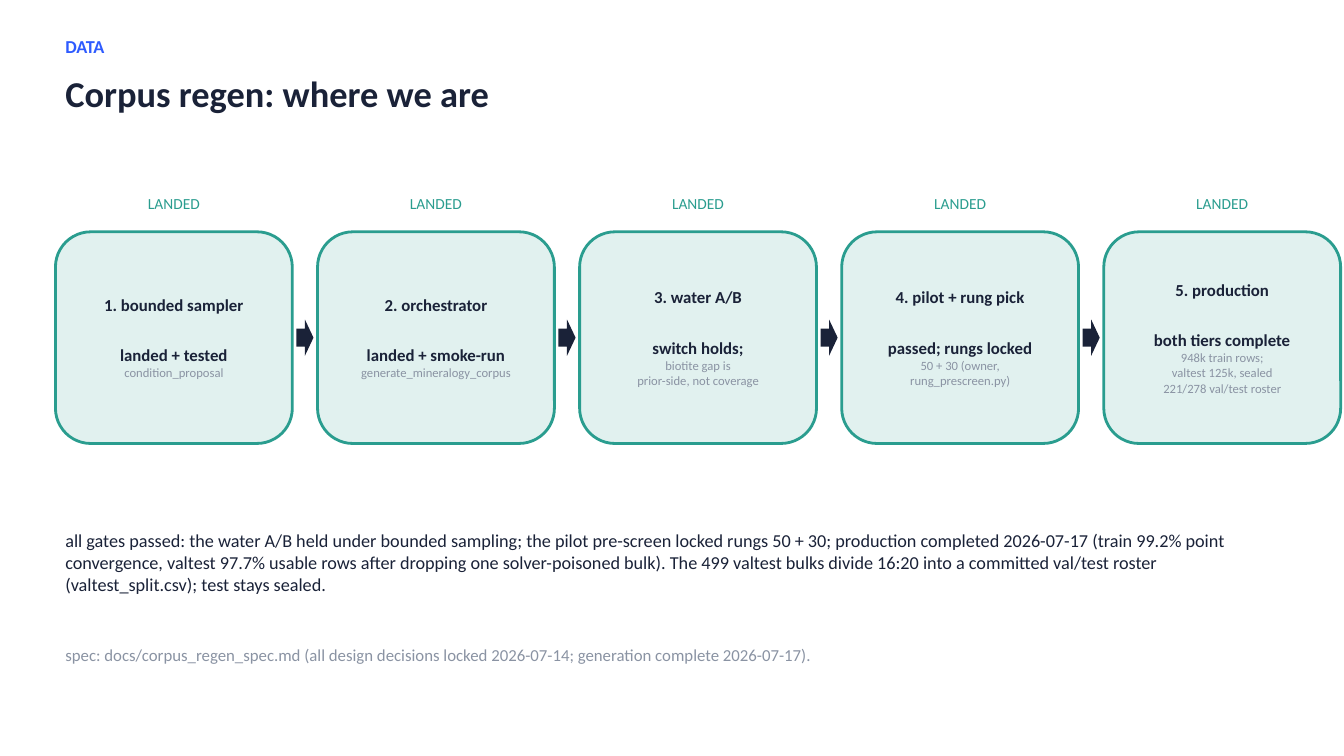
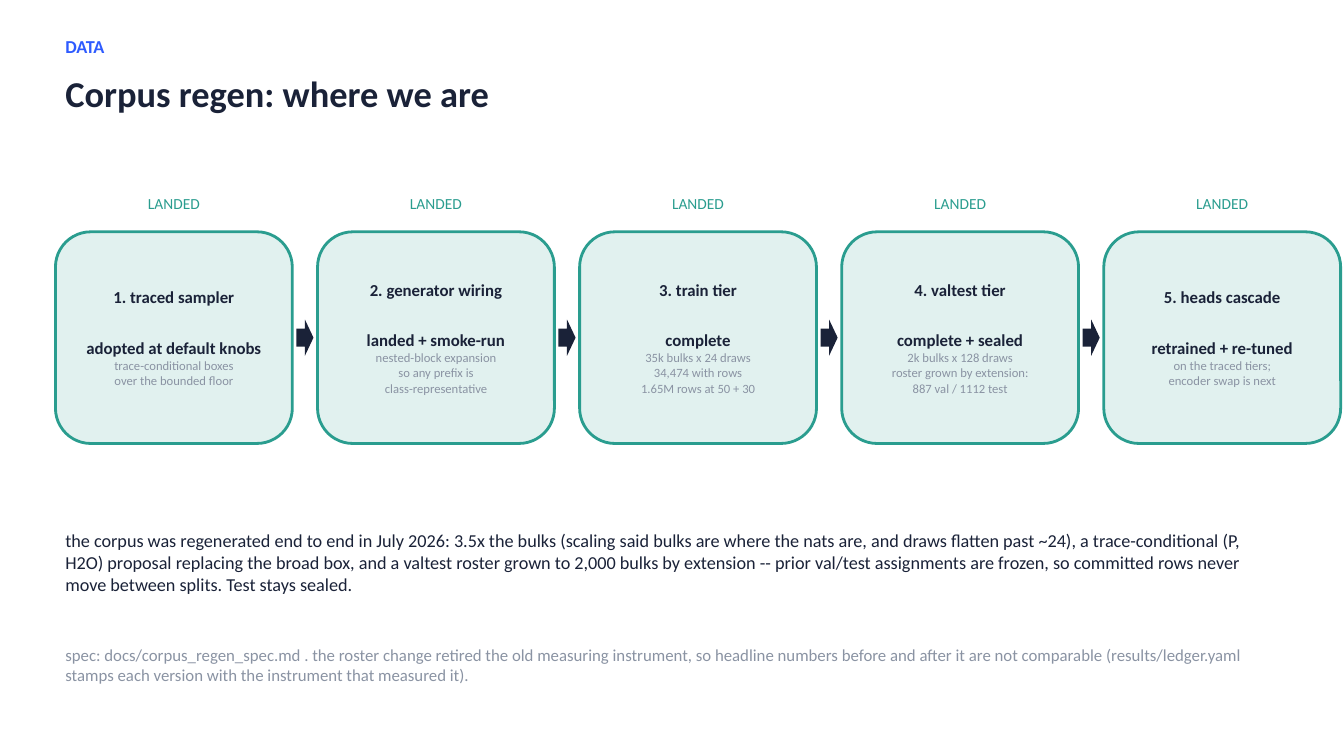
Before and after one commit to matthew-j-liu/phasecast, a slide deck: slide 5 of slides/overview.pptx. Drawn at 1344x756 pixels with LibreOffice and Linux fonts; fonts in the diff are those of the drawing. Boxes give left, top, right and bottom in pixels: in the first picture for what was removed or moved away, otherwise in the second. Text is boxed around its words. In the diff, an @@ line names an element or a change of style, - is before the commit and + after.

```diff
--- a/slides/overview.pptx
+++ b/slides/overview.pptx
@@ text in rounded rectangle at box(86, 291, 261, 385): text changed; size 12 to 9 pt; text colour #1A2238 to #8A93A3; bold off @@
-1. bounded sampler
-landed + tested
-condition_proposal
+1. traced sampler
+adopted at default knobs
+trace-conditional boxes
+over the bounded floor
@@ text in rounded rectangle at box(370, 284, 502, 299): text changed @@
-2. orchestrator
+2. generator wiring
@@ text in rounded rectangle at box(641, 284, 755, 393): text changed @@
-3. water A/B
-switch holds;
-biotite gap is
-prior-side, not coverage
+3. train tier
+complete
+35k bulks x 24 draws
+34,474 with rows
+1.65M rows at 50 + 30
@@ text in rounded rectangle at box(892, 284, 1028, 393): text changed; size 12 to 9 pt; text colour #1A2238 to #8A93A3; bold off @@
-4. pilot + rung pick
-passed; rungs locked
-50 + 30 (owner,
-rung_prescreen.py)
+4. valtest tier
+complete + sealed
+2k bulks x 128 draws
+roster grown by extension:
+887 val / 1112 test
@@ text in rounded rectangle at box(1152, 291, 1293, 387): text changed @@
-5. production
-both tiers complete
-948k train rows;
-valtest 125k, sealed
-221/278 val/test roster
+5. heads cascade
+retrained + re-tuned
+on the traced tiers;
+encoder swap is next
@@ text in rounded rectangle at box(376, 353, 496, 395): text changed @@
-generate_mineralogy_corpus
+nested-block expansion
+so any prefix is
+class-representative
@@ text at box(65, 534, 1240, 594): text changed @@
-all gates passed: the water A/B held under bounded sampling; the pilot pre-screen locked rungs 50 + 30; production completed 2026-07-17 (train 99.2% point convergence, valtest 97.7% usable rows after dropping one solver-poisoned bulk). The 499 valtest bulks divide 16:20 into a committed val/test roster (valtest_split.csv); test stays sealed.
+the corpus was regenerated end to end in July 2026: 3.5x the bulks (scaling said bulks are where the nats are, and draws flatten past ~24), a trace-conditional (P, H2O) proposal replacing the broad box, and a valtest roster grown to 2,000 bulks by extension -- prior val/test assignments are frozen, so committed rows never move between splits. Test stays sealed.
@@ text at box(65, 649, 1240, 684): text changed @@
-spec: docs/corpus_regen_spec.md (all design decisions locked 2026-07-14; generation complete 2026-07-17).
+spec: docs/corpus_regen_spec.md . the roster change retired the old measuring instrument, so headline numbers before and after it are not comparable (results/ledger.yaml stamps each version with the instrument that measured it).
```
Also in this commit, not shown: 12 other slides changed, 1 slide added, 1 other file.
